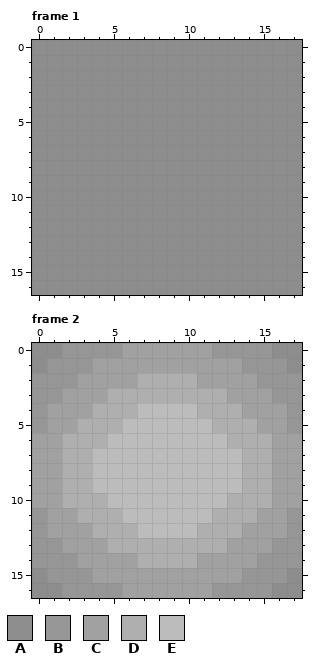
Pixel-art file, stored at assets/glow.aseprite. The first picture shows the starting point.
18x17 pixels, 2 frames. Colours within 5 levels of each other are drawn and written as one. Shown: frame 1, frame 2.
Visible layers, top first: "Layer 2", "Layer 1".
Palette (. is transparent): A #8d8d8d  B #969696  C #a1a1a1  D #afafaf  E #bcbcbc
Pixels before, frame 1, first column x 0:
 0 AAAAAAAAAAAAAAAAAA
 1 AAAAAAAAAAAAAAAAAA
 2 AAAAAAAAAAAAAAAAAA
 3 AAAAAAAAAAAAAAAAAA
 4 AAAAAAAAAAAAAAAAAA
 5 AAAAAAAAAAAAAAAAAA
 6 AAAAAAAAAAAAAAAAAA
 7 AAAAAAAAAAAAAAAAAA
 8 AAAAAAAAAAAAAAAAAA
 9 AAAAAAAAAAAAAAAAAA
10 AAAAAAAAAAAAAAAAAA
11 AAAAAAAAAAAAAAAAAA
12 AAAAAAAAAAAAAAAAAA
13 AAAAAAAAAAAAAAAAAA
14 AAAAAAAAAAAAAAAAAA
15 AAAAAAAAAAAAAAAAAA
16 AAAAAAAAAAAAAAAAAA
Pixels before, frame 2, first column x 0:
 0 AABBBBCCCCCCBBBBAA
 1 ABBBCCCCCCCCCCBBBA
 2 BBBCCCCDDDDCCCCBBB
 3 BBCCCDDDDDDDDCCCBB
 4 BCCCDDDEEEEDDDCCCB
 5 BCCDDDEEEEEEDDDCCB
 6 CCDDDEEEEEEEEDDDCC
 7 CCDDEEEEEEEEEEDDCC
 8 CCDDEEEEEEEEEEDDCC
 9 CCDDEEEEEEEEEEDDCC
10 CCDDDEEEEEEEEDDDCC
11 BCCDDDEEEEEEDDDCCB
12 BCCCDDDEEEEDDDCCCB
13 BBCCCDDDDDDDDCCCBB
14 BBBCCCCDDDDCCCCBBB
15 ABBBCCCCCCCCCCBBBA
16 AABBBBCCCCCCBBBBAA
The same view after the edit:
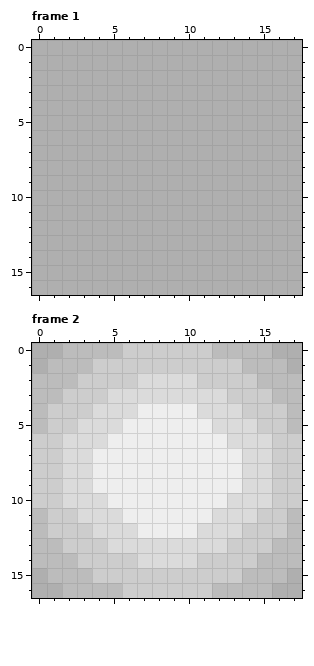
Commit: ☀️ Make glow on blocks much brighter
From old to new:
colour A: #8d8d8d -> #afafaf
colour B: #969696 -> #bcbcbc
colour C: #a1a1a1 -> #cdcdcd
colour D: #afafaf -> #dbdbdb
colour E: #bcbcbc -> #eeeeee
Where, in picture pixels (left, top, right, bottom), the same in both pictures:
changed: (32, 40, 302, 295)
changed: (32, 343, 302, 598)
